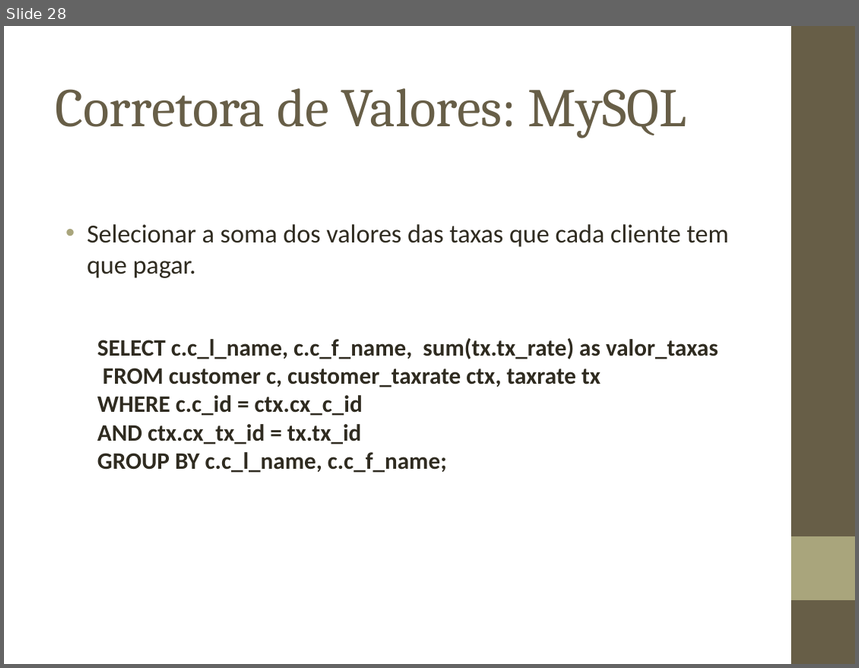
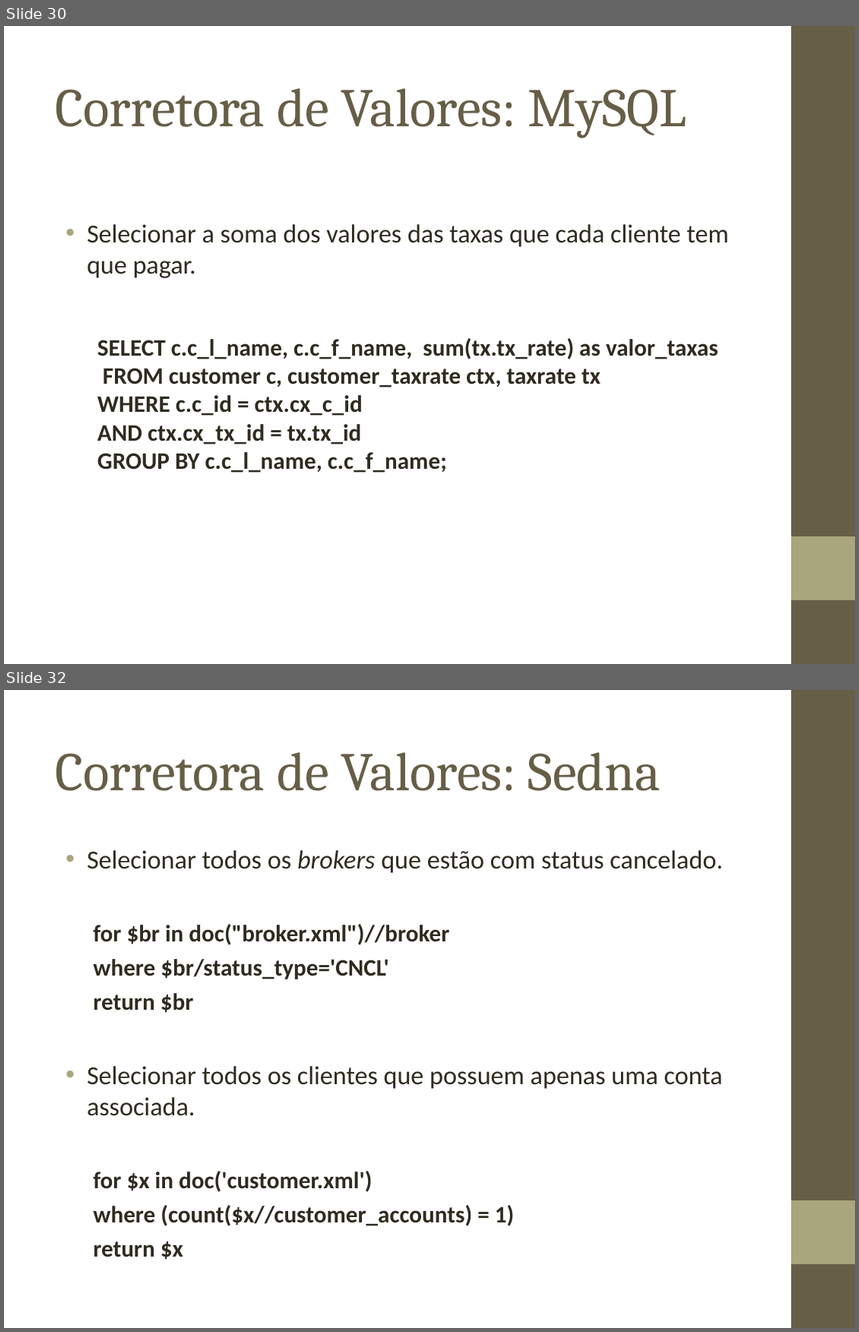
Before and after one commit to biacpaixao/Projeto_Final, a slide deck: apresentacao_projeto_final.ppt. Shown one above the other, each under a label of ours: slide 28 before the commit, slides 30 and 32 after it; the slides between them are not shown. The pictures are 859x668 and 859x1332 pixels, drawn with LibreOffice and Linux fonts; fonts in the diff are those of the drawing; background and template pictures are left out. Boxes give left, top, right and bottom in pixels: in the first picture for what was removed or moved away, otherwise in the second. Text is boxed around its words. In the diff, an @@ line names an element or a change of style, - is before the commit and + after.

```diff
--- a/apresentacao_projeto_final.ppt
+++ b/apresentacao_projeto_final.ppt
@@ slide 32 added at [4, 690, 855, 1328], background picture (left out); not listed: 2 template elements that a slide beside it also shows @@
@@ title added at [55, 752, 661, 791], 46 pt, text #675E47 @@
+Corretora de Valores: Sedna
@@ text added at [87, 850, 723, 1260], 20 pt, text #2F2B20, bold @@
+• Selecionar todos os brokers que estão com status cancelado.
+  for $br in doc("broker.xml")//broker
+  where $br/status_type='CNCL'
+  return $br
+• Selecionar todos os clientes que possuem apenas uma conta associada.
+  for $x in doc('customer.xml')
+  where (count($x//customer_accounts) = 1)
+  return $x
@@ what was slide 28 is now slide 30 @@
```
Also in this commit, not shown: 2 slides changed, 6 other slides added, 1 slide removed.
